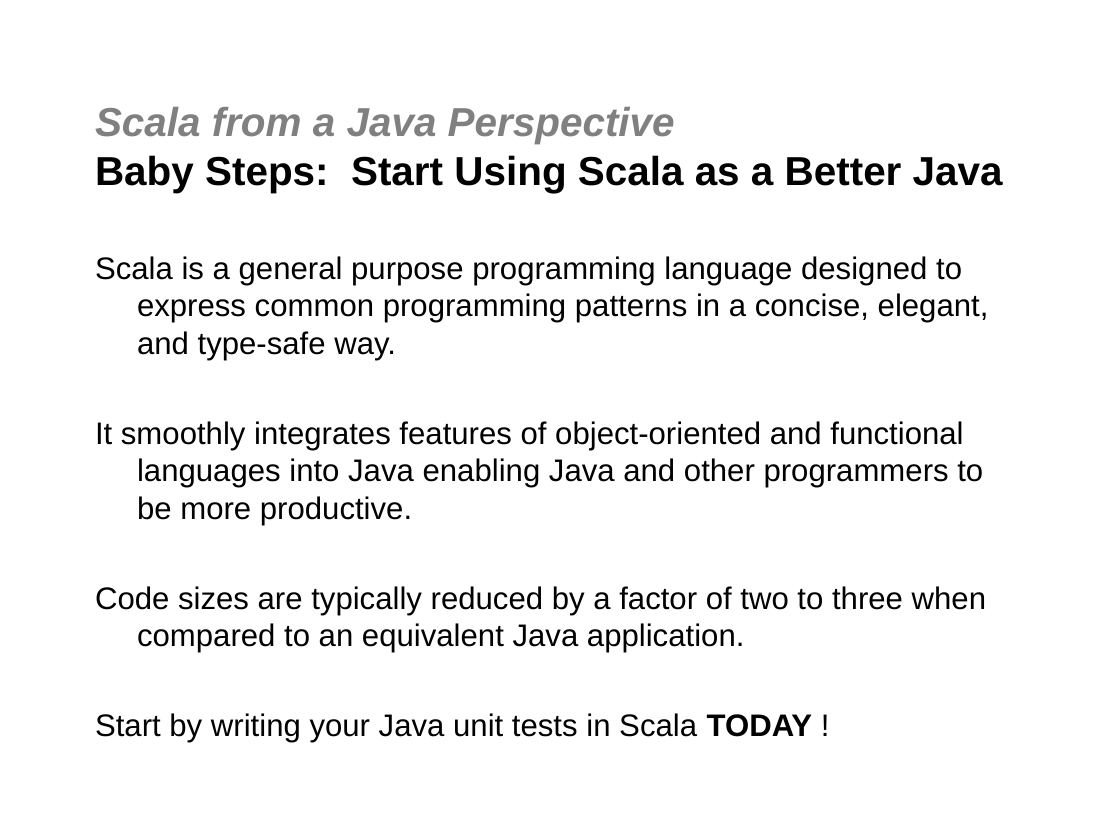
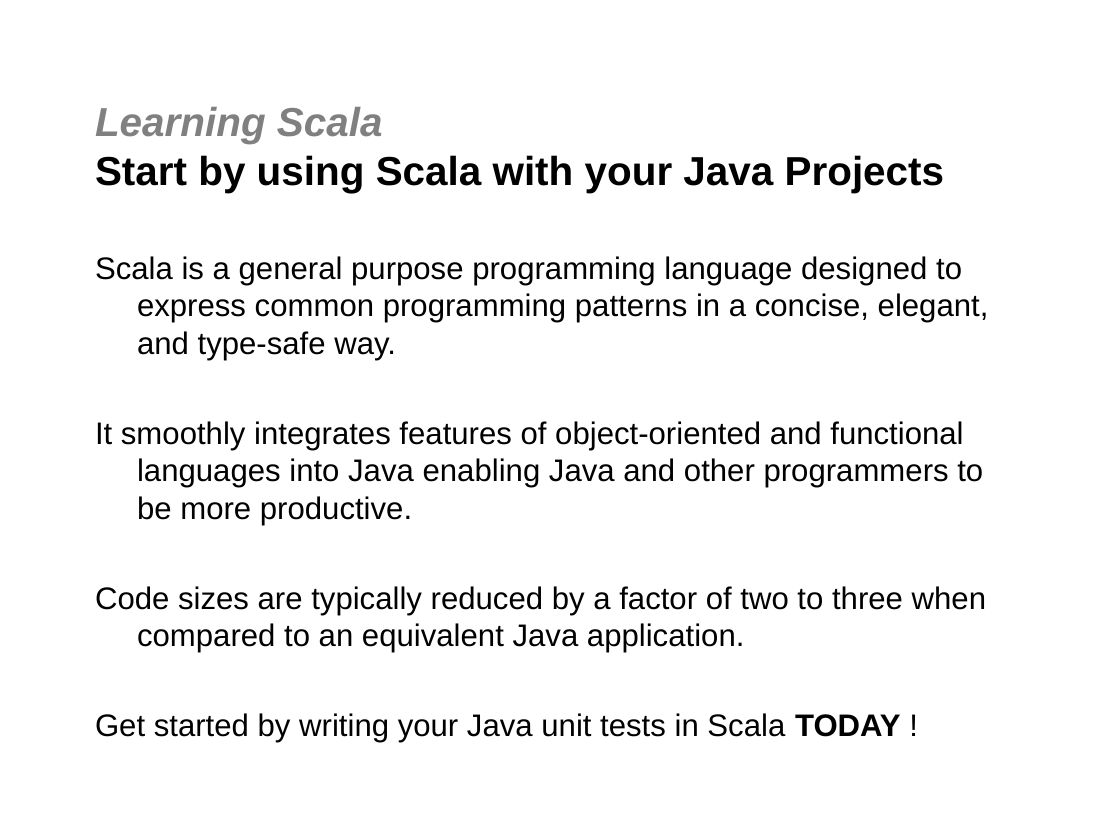
Before and after one commit to jgoodsen/agile2010, a slide deck: slide 8 of 03-scala.ppt (slide 7 before the commit). Drawn at 1120x840 pixels with LibreOffice and Linux fonts; fonts in the diff are those of the drawing; background and template pictures are left out. Boxes give left, top, right and bottom in pixels: in the first picture for what was removed or moved away, otherwise in the second. Text is boxed around its words. In the diff, an @@ line names an element or a change of style, - is before the commit and + after.

```diff
--- a/03-scala.ppt
+++ b/03-scala.ppt
@@ title at box(95, 107, 945, 192): text changed @@
-Scala from a Java Perspective
-Baby Steps: Start Using Scala as a Better Java
+Learning Scala
+Start by using Scala with your Java Projects
@@ text at box(95, 713, 901, 743): text changed @@
-Start by writing your Java unit tests in Scala TODAY !
+Get started by writing your Java unit tests in Scala TODAY !
```
Also in this commit, not shown: 5 other slides changed, 3 slides added, 2 slides removed, 10 other files.
